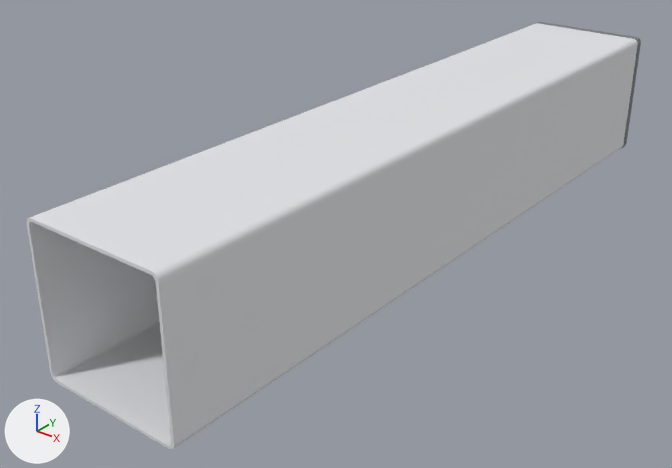
One commit to the OBJ model ewellix-liftkit-ur620/meshes/lift_lower_link.obj: the scene before it, then after it.
Camera for both pictures: a 50 mm camera at (0.5, -1.147, 0.362) aimed at (-0.042, -0.47, -0.058). Every picture has the same lights, and +X, +Y and +Z are marked at lower left. The older version comes first. Where no turn or scale is listed for an object, it has been applied to the vertices. Vertices at exactly the same position are counted once.

Before the edit, the objects in view are built like this:
```python
me_column_sleeve = bpy.data.meshes.new('column_sleeve')
me_column_sleeve.from_pydata(...)  # 112 vertices, 224 faces; spans x -0.073..0.073, y -0.8..0.0, z -0.073..0.073
me_column_sleeve.materials.append(mat_extruded_aluminium)  # white #e1e4e6
me_wiper = bpy.data.meshes.new('wiper')
me_wiper.from_pydata(...)  # 112 vertices, 224 faces; spans x -0.0735..0.0735, y -0.009..0.0, z -0.0735..0.0735
me_wiper.materials.append(mat_polymer_wiper)  # grey #788084
ob_column_sleeve = bpy.data.objects.new('column_sleeve', me_column_sleeve)
ob_column_sleeve.location = (0.0, 0.0, 0.0)
ob_wiper = bpy.data.objects.new('wiper', me_wiper)
ob_wiper.location = (0.0, 0.0, 0.0)
```
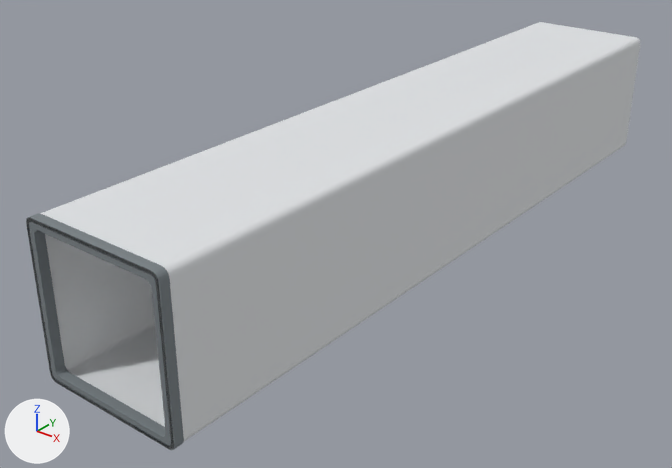
Changed parts and their boxes (x1, y1, x2, y2) in the pictures (672 x 468 px):
```json
{"object": "wiper", "change": "moved", "before": [535, 22, 641, 149], "after": [26, 213, 184, 450]}
```

Edits to the scene script, one JSON object a line:
```json
{"block": "me_wiper", "where": "# used by ob_wiper; location = (0.0, 0.0, 0.0)"}
{"op": "remove", "block": "me_wiper", "code": "me_wiper.from_pydata(...)  # 112 vertices, 224 faces; spans x -0.0735..0.0735, y -0.009..0.0, z -0.0735..0.0735"}
{"op": "add", "block": "me_wiper", "code": "me_wiper.from_pydata(...)  # 112 vertices, 224 faces; spans x -0.0735..0.0735, y -0.8..-0.791, z -0.0735..0.0735"}
{"block": "me_wiper", "change": "me_wiper part 1: the whole mesh is moved by (0.0, -0.791, 0.0)"}
```
